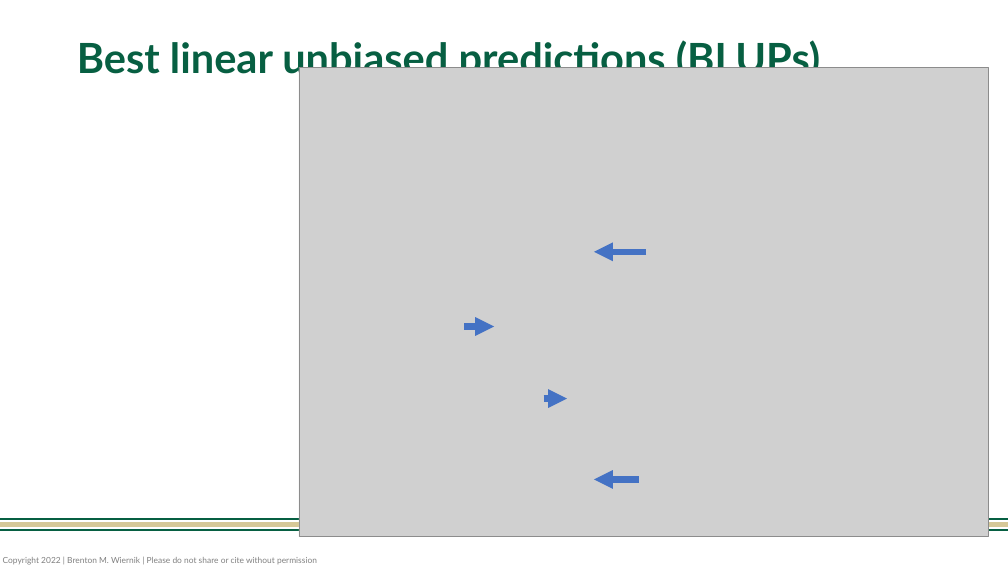
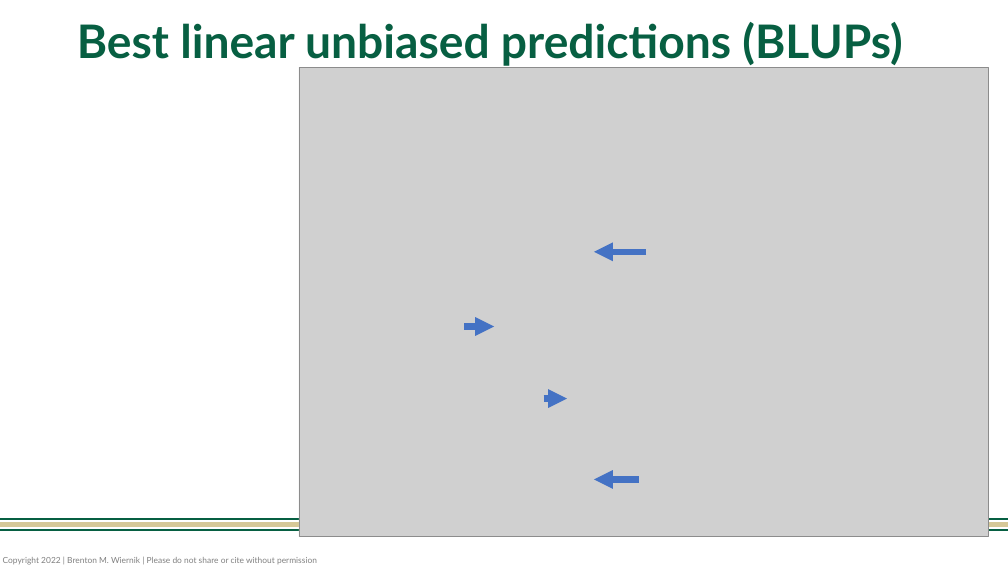
Before and after one commit to bwiernik/meta-workshop, a slide deck: slide 16 of slides/03_heterogeneity.pptx. Drawn at 1008x567 pixels with LibreOffice and Linux fonts; fonts in the diff are those of the drawing; grey boxes stand for pictures. Boxes give left, top, right and bottom in pixels: in the first picture for what was removed or moved away, otherwise in the second. Text is boxed around its words. In the diff, an @@ line names an element or a change of style, - is before the commit and + after.

```diff
--- a/slides/03_heterogeneity.pptx
+++ b/slides/03_heterogeneity.pptx
@@ title "Best linear unbiased predictions (BLUPs)": place and size @@
-title "Best linear unbiased predictions (BLUPs)" at (77,37,820,81)
+title "Best linear unbiased predictions (BLUPs)" at (77,22,902,66)
@@ title "Best linear unbiased predictions (BLUPs)" at (77,22,902,66): size 39.6 to 44 pt @@
```
Also in this commit, not shown: 3 other slides changed, 6 other files.
